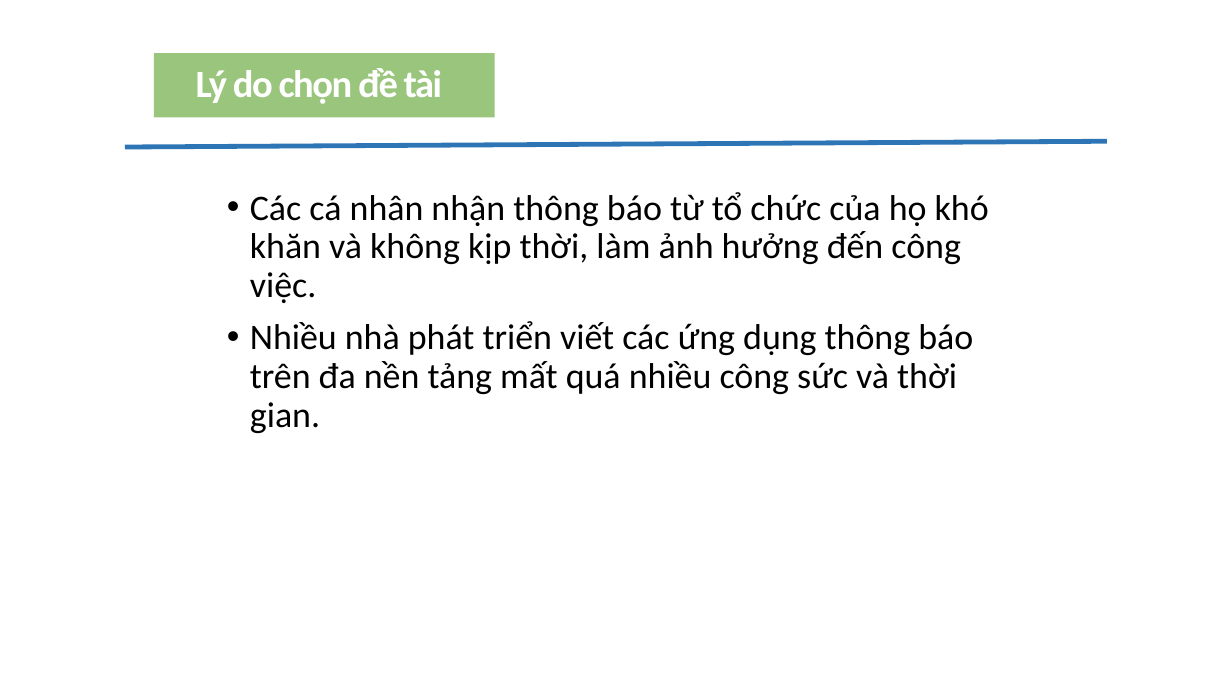
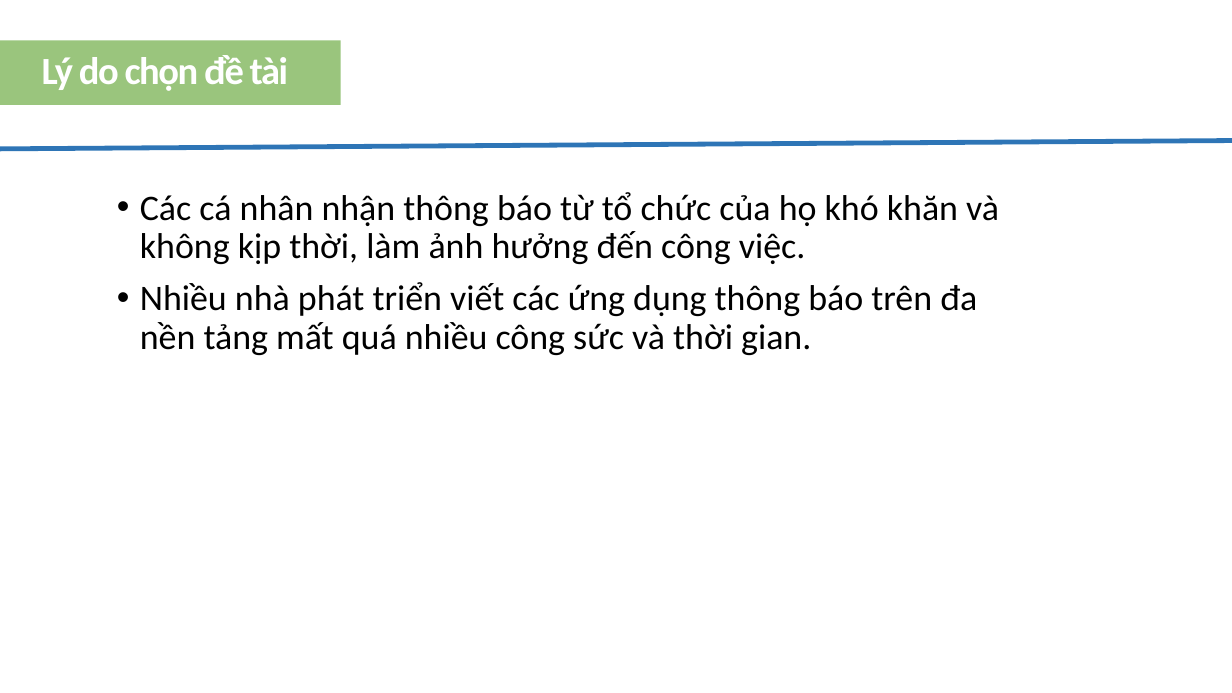
Before and after one commit to lekhasy/RawNotification, a slide deck: slide 3 of Working Individual/SyLK/Presentation.pptx. Drawn at 1232x693 pixels with LibreOffice and Linux fonts; fonts in the diff are those of the drawing. Boxes give left, top, right and bottom in pixels: in the first picture for what was removed or moved away, otherwise in the second. Text is boxed around its words. In the diff, an @@ line names an element or a change of style, - is before the commit and + after.

```diff
--- a/Working Individual/SyLK/Presentation.pptx
+++ b/Working Individual/SyLK/Presentation.pptx
@@ rectangle "Lý do chọn đề tài" moved from (x1=154, y1=53, x2=495, y2=117) to (x1=0, y1=41, x2=341, y2=105) @@
@@ line moved from (125, 147) - (1107, 141) to (0, 149) - (1232, 140) @@
@@ text "Các cá nhân nhận thông ..." rewrapped from (x1=250, y1=192, x2=989, y2=433) to (x1=140, y1=192, x2=999, y2=355) @@
```
Also in this commit, not shown: 12 other slides changed, 1 slide added.
